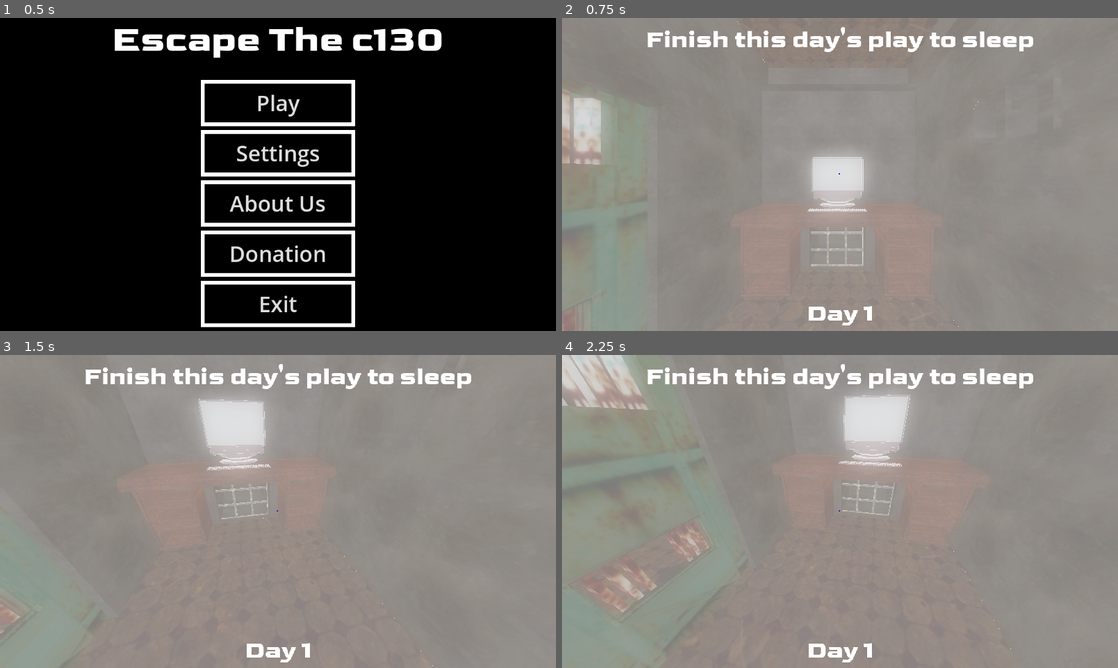
Above: before the commit, frames 1-4 (two rows, left to right).
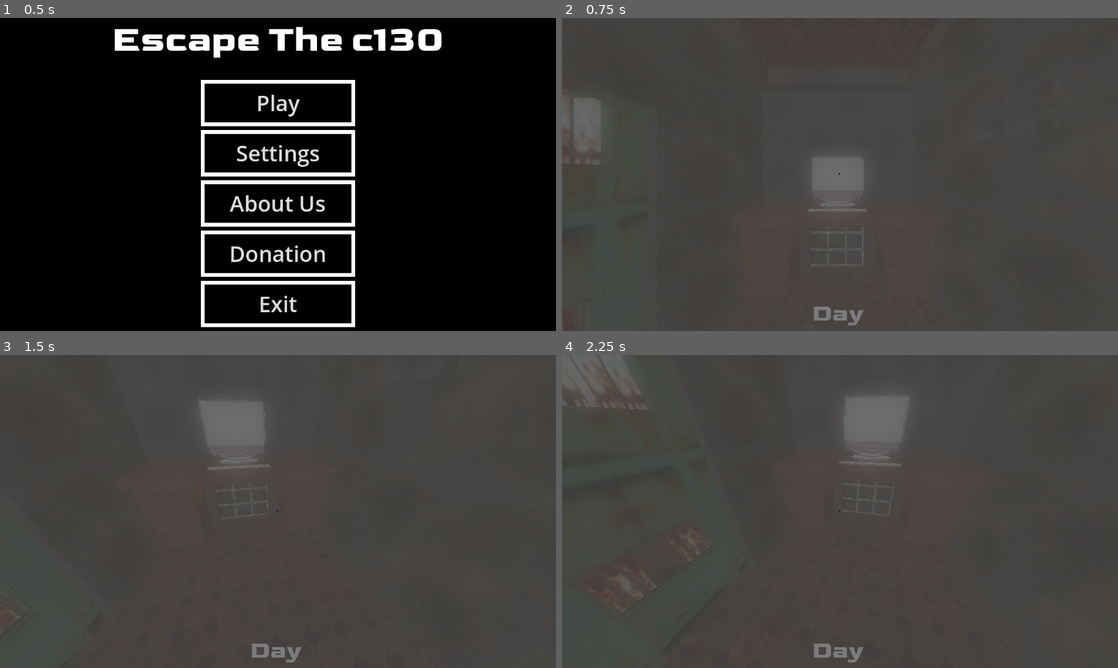
Above: after the commit, the same moments.

Repository: gnuchanos/Escape-The-c130
Game: Godot game, scene res://Data/Scenes/main_menu.tscn
Two runs of this game, one before a commit and one after it. Both use one fixed random seed, a clock stepped at 60 frames per second and the inputs below. A sky picture missing from this copy of the repository is replaced by a grey-blue gradient.
Inputs (mouse positions are in pixels of both pictures, inside the frame that each line leads up to):
- Up to frame 1 (0.5 s): no input
- Up to frame 2 (0.75 s): click "Play" at 0.5 s
- Up to frame 3 (1.5 s): tap Enter (ui_accept) at 1.25 s; move the mouse to (305, 511) at 1.27 s; hold Up (ui_up) from 1.28 s (still down); tap 1 (1) at 1.35 s
- Up to frame 4 (2.25 s): keep holding Up (ui_up); tap Enter (ui_accept) at 1.52, 2 s; tap 2 (2) at 1.55, 2.1 s; move the mouse to (812, 511) at 2.02 s

Frame 1 is identical in both runs. In frame 2, 100% of the frame differs, in the area x 0-100%, y 0-100%; in frame 3, 100%; in frame 4, 100%.

Commit message:
t

Diff:
--- a/src/Data/Scenes/bullet_game_2.tscn
+++ b/src/Data/Scenes/bullet_game_2.tscn
@@ -6,10 +6,13 @@
 [sub_resource type="CircleShape2D" id="CircleShape2D_rkqtr"]
 radius = 8.0
 
+[sub_resource type="CircleShape2D" id="CircleShape2D_ueqp1"]
+
 [node name="BulletGame2" type="CharacterBody2D" groups=["BulletGame"]]
 script = ExtResource("1_3kmdw")
 
 [node name="TextureRect" type="TextureRect" parent="."]
+self_modulate = Color(0.898039, 0, 0, 1)
 offset_left = -8.0
 offset_top = -8.0
 offset_right = 8.0
@@ -24,4 +27,16 @@
 wait_time = 3.0
 autostart = true
 
+[node name="Area2D" type="Area2D" parent="."]
+collision_layer = 64
+collision_mask = 64
+
+[node name="CollisionShape2D" type="CollisionShape2D" parent="Area2D"]
+shape = SubResource("CircleShape2D_ueqp1")
+
+[node name="Timer2" type="Timer" parent="."]
+wait_time = 0.1
+
 [connection signal="timeout" from="Timer" to="." method="_on_timer_timeout"]
+[connection signal="body_entered" from="Area2D" to="." method="_on_area_2d_body_entered"]
+[connection signal="timeout" from="Timer2" to="." method="_on_timer_2_timeout"]
--- a/src/Data/Scenes/lamb.tscn
+++ b/src/Data/Scenes/lamb.tscn
@@ -1,4 +1,7 @@
-[gd_scene load_steps=6 format=4 uid="uid://ccluxym7oe3ye"]
+[gd_scene load_steps=11 format=4 uid="uid://ccluxym7oe3ye"]
+
+[ext_resource type="Texture2D" uid="uid://dgxqlrluyjtid" path="res://Data/Models/lamb_rusty_metal_04_diff_1k.jpg" id="1_8sct6"]
+[ext_resource type="Texture2D" uid="uid://bbh01codwnlea" path="res://Data/Models/lamb_rusty_metal_grid_diff_1k.jpg" id="2_afrr2"]
 
 [sub_resource type="StandardMaterial3D" id="StandardMaterial3D_n3lns"]
 resource_name = "door"
@@ -100,14 +103,31 @@
 blend_shape_mode = 0
 shadow_mesh = SubResource("ArrayMesh_3u6fq")
 
+[sub_resource type="StandardMaterial3D" id="StandardMaterial3D_a3yj7"]
+albedo_texture = ExtResource("1_8sct6")
+
+[sub_resource type="StandardMaterial3D" id="StandardMaterial3D_axwe8"]
+albedo_texture = ExtResource("2_afrr2")
+
+[sub_resource type="StandardMaterial3D" id="StandardMaterial3D_702pc"]
+emission_enabled = true
+emission = Color(1, 1, 1, 1)
+
 [node name="Lamb" type="Node3D"]
 
 [node name="door" type="MeshInstance3D" parent="."]
 mesh = SubResource("ArrayMesh_7lch4")
 skeleton = NodePath("")
+surface_material_override/0 = SubResource("StandardMaterial3D_a3yj7")
+surface_material_override/1 = SubResource("StandardMaterial3D_axwe8")
+surface_material_override/2 = SubResource("StandardMaterial3D_702pc")
 
 [node name="SpotLight3D" type="SpotLight3D" parent="."]
-transform = Transform3D(1, 0, 0, 0, -4.37114e-08, 1, 0, -1, -4.37114e-08, 0, 0, 0)
+transform = Transform3D(1, 0, 0, 0, -4.37114e-08, 1, 0, -1, -4.37114e-08, 0, 0.519599, 0)
 light_energy = 2.0
 spot_range = 10.0
 spot_angle = 75.0
+
+[node name="OmniLight3D" type="OmniLight3D" parent="."]
+transform = Transform3D(1, 0, 0, 0, 1, 0, 0, 0, 1, 0, -0.574134, 0)
+omni_range = 0.665662
--- a/src/Data/Scenes/world.tscn
+++ b/src/Data/Scenes/world.tscn
@@ -24,6 +24,10 @@
 [ext_resource type="AudioStream" uid="uid://dtxe071bpfcp1" path="res://Data/Sound/slap-237622.mp3" id="23_mwrfm"]
 [ext_resource type="Texture2D" uid="uid://ct4lhlv2u2g3e" path="res://Data/Images and Sprites/Group 174.png" id="24_cqtbt"]
 [ext_resource type="FontFile" uid="uid://by0fdwphtmen6" path="res://Data/Fonts/Goldman-Bold.ttf" id="25_jsed2"]
+[ext_resource type="AudioStream" uid="uid://ceolqc8334n14" path="res://Data/Sound/radio_music_0.ogg" id="25_tib3l"]
+[ext_resource type="AudioStream" uid="uid://vtntihcf52h2" path="res://Data/Sound/idl_room0.ogg" id="26_dttvg"]
+[ext_resource type="AudioStream" uid="uid://duxvjb0vpoa2g" path="res://Data/Sound/idl_room_1.ogg" id="27_uftdu"]
+[ext_resource type="PackedScene" uid="uid://b5jit2a1q2hbp" path="res://Data/Models/RadioX.glb" id="28_ct4vw"]
 
 [sub_resource type="BoxShape3D" id="BoxShape3D_kb6fp"]
 size = Vector3(1.13891, 3.18372, 3.22162)
@@ -124,9 +128,6 @@
 
 [sub_resource type="BoxShape3D" id="BoxShape3D_c5w46"]
 size = Vector3(4.60657, 2.12299, 2.07602)
-
-[sub_resource type="BoxShape3D" id="BoxShape3D_6tdg3"]
-size = Vector3(4.42358, 1.62903, 2.50024)
 
 [sub_resource type="StandardMaterial3D" id="StandardMaterial3D_sfwsl"]
 resource_name = "door"
@@ -497,7 +498,7 @@
 }
 
 [sub_resource type="BoxShape3D" id="BoxShape3D_20a4q"]
-size = Vector3(7.3338, 5.37793, 11.0853)
+size = Vector3(7.3338, 5.37793, 8.78597)
 
 [sub_resource type="StyleBoxFlat" id="StyleBoxFlat_dpdvp"]
 bg_color = Color(1, 1, 1, 0)
@@ -671,13 +672,6 @@
 
 [node name="Node3D2" type="Node3D" parent="Node3D"]
 
-[node name="Area3D" type="Area3D" parent="Node3D/Node3D2"]
-transform = Transform3D(1, 0, 0, 0, 1, 0, 0, 0, 1, -17.708, -2.18307, 17.4044)
-
-[node name="CollisionShape3D" type="CollisionShape3D" parent="Node3D/Node3D2/Area3D"]
-transform = Transform3D(1, 0, 0, 0, 1, 0, 0, 0, 1, -0.673462, 0.314514, -0.750122)
-shape = SubResource("BoxShape3D_6tdg3")
-
 [node name="Node3D" type="Node3D" parent="Node3D/Node3D2"]
 transform = Transform3D(1, 0, 0, 0, 1, 0, 0, 0, 1, -17.3593, -2.74503, 15.7936)
 
@@ -856,7 +850,7 @@
 shape = SubResource("BoxShape3D_8tt53")
 
 [node name="door" type="MeshInstance3D" parent="Doors and Cubes/Door_3/MeshInstance3D5/Node3D"]
-transform = Transform3D(1, 0, 0, 0, 1, 0, 0, 0, 1, 0, 1.00212, -0.702496)
+transform = Transform3D(1, 0, 0, 0, 1, 0, 0, 0, 1, -0.00164032, 1.00212, -0.702496)
 mesh = SubResource("ArrayMesh_4tuub")
 skeleton = NodePath("")
 surface_material_override/0 = SubResource("StandardMaterial3D_xdjuw")
@@ -893,7 +887,6 @@
 
 [node name="Area3D5" type="Area3D" parent="Node3D2"]
 transform = Transform3D(1, 0, 0, 0, 1, 0, 0, 0, 1, 3.79462, 0.444118, 3.05758)
-visible = false
 script = ExtResource("16_2r0wf")
 
 [node name="CollisionShape3D" type="CollisionShape3D" parent="Node3D2/Area3D5"]
@@ -1115,7 +1108,7 @@
 [node name="Area3D7" type="Area3D" parent="Node3D3"]
 
 [node name="CollisionShape3D" type="CollisionShape3D" parent="Node3D3/Area3D7"]
-transform = Transform3D(1, 0, 0, 0, 1, 0, 0, 0, 1, 0.430704, 2.18896, 27.6441)
+transform = Transform3D(1, 0, 0, 0, 1, 0, 0, 0, 1, 0.430704, 2.18896, 28.7938)
 shape = SubResource("BoxShape3D_20a4q")
 
 [node name="CollisionShape3D2" type="CollisionShape3D" parent="Node3D3/Area3D7"]
@@ -1203,6 +1196,25 @@
 text = "Oyunfor
 Donate"
 
+[node name="AudioStreamPlayer3D" type="AudioStreamPlayer3D" parent="."]
+transform = Transform3D(1, 0, 0, 0, 1, 0, 0, 0, 1, 0.0622869, 4.34773, 19.5584)
+stream = ExtResource("25_tib3l")
+
+[node name="IdlRoom0" type="AudioStreamPlayer3D" parent="."]
+transform = Transform3D(1, 0, 0, 0, 1, 0, 0, 0, 1, 3.8439, 0.494705, 1.83196)
+stream = ExtResource("26_dttvg")
+autoplay = true
+bus = &"Ambiance"
+
+[node name="IdlRoom1" type="AudioStreamPlayer3D" parent="."]
+transform = Transform3D(1, 0, 0, 0, 1, 0, 0, 0, 1, 4.06053, 0.516512, 1.84433)
+stream = ExtResource("27_uftdu")
+autoplay = true
+bus = &"Ambiance"
+
+[node name="RadioX" parent="." instance=ExtResource("28_ct4vw")]
+transform = Transform3D(-0.1, 1.06804e-10, -8.74163e-09, 0, 0.0999925, 0.0012217, 8.74228e-09, 0.0012217, -0.0999925, 1.07421, -46.9116, 10.74)
+
 [connection signal="body_entered" from="Node3D/Computer/Area3D3" to="." method="_on_area_3d_3_body_entered"]
 [connection signal="body_exited" from="Node3D/Computer/Area3D3" to="." method="_on_area_3d_3_body_exited"]
 [connection signal="body_entered" from="Node3D/Bad/Area3D4" to="." method="_on_area_3d_4_body_entered"]
--- a/src/Data/Scripts/GLobalVAR.gd
+++ b/src/Data/Scripts/GLobalVAR.gd
@@ -36,7 +36,7 @@
 		'4':false,
 		'5':false
 	},
-	'Day':1,
+	'Day':4,
 	'KeyPlaced':false,
 	'Game5Level':1,
 	'GameDay2Victory':false,
--- a/src/Data/Scripts/bullet_game_2.gd
+++ b/src/Data/Scripts/bullet_game_2.gd
@@ -6,3 +6,9 @@
 
 func _on_timer_timeout() -> void:
 	queue_free()
+
+func _on_area_2d_body_entered(body: Node2D) -> void:
+	$Timer2.start()
+
+func _on_timer_2_timeout() -> void:
+	queue_free()
--- a/src/Data/Scripts/fps.gd
+++ b/src/Data/Scripts/fps.gd
@@ -156,10 +156,6 @@
 		elif GLobalVar.PlayerSettings["FOV"] < GLobalVar.PlayerSettings["FOVMAX"]:
 			GLobalVar.PlayerSettings["FOV"] += 50 * delta
 
-func _jump():if GLobalVar.CharacterMovement==0:if GLobalVar.Asleep==false:if GLobalVar.PlayerSettings['GameOver']==false:
-	if Input.is_action_just_pressed("space") and is_on_floor():
-		if GLobalVar.PlayerSettings["CanJump"]:
-			velocity.y = GLobalVar.PlayerSettings["JumpHeight"]
 
 func _physics_process(delta: float) -> void:if GLobalVar.CharacterMovement==0:if GLobalVar.Asleep==false:if GLobalVar.PlayerSettings['GameOver']==false:
 	# Add the gravity.
@@ -167,7 +163,6 @@
 		velocity += get_gravity() * delta
 
 	if GLobalVar.PlayerSettings["CanWalk"] and not GLobalVar.PlayerSettings["GiveLife"] and not GLobalVar.PlayerSettings["UsingPC"]:
-		_jump()
 		_Run(delta)
 		_duckORcrawling()
 		_SpeedChange()
--- a/src/Data/Scripts/world.gd
+++ b/src/Data/Scripts/world.gd
@@ -29,12 +29,12 @@
 	GLobalVar.Game2GameResult.connect(_Game2GameResult)
 	if GLobalVar.PlayerSettings['KeyPlaced']==true:
 		$"Doors and Cubes/Door_2/MeshInstance3D5/AnimationPlayer".play("A")
-		$"Doors and Cubes/Door_3/MeshInstance3D5/AnimationPlayer".play("A")
+		$"Doors and Cubes/Door_/MeshInstance3D5/AnimationPlayer".play("A")
 
 func _KeyChanged():
 	if GLobalVar.PlayerSettings['Combinations']['1']==false and GLobalVar.PlayerSettings['Combinations']['4']==false and GLobalVar.PlayerSettings['Combinations']['2']==true and GLobalVar.PlayerSettings['Combinations']['3']==true:
 		$"Doors and Cubes/Door_2/MeshInstance3D5/AnimationPlayer".play("A")
-		$"Doors and Cubes/Door_3/MeshInstance3D5/AnimationPlayer".play("A")
+		$"Doors and Cubes/Door_/MeshInstance3D5/AnimationPlayer".play("A")
 
 func _Game2GameResult():
 	$"Doors and Cubes/Door3/Node3D/MeshInstance3D5/AnimationPlayer".play("A")
@@ -43,7 +43,11 @@
 	$"Doors and Cubes".add_child(Cube)
 	Cube.global_position=Vector3(-0.45,0.375,0.554)
 
-func _process(delta: float) -> void:
+func _pnocess(delta: float) -> void:
+	if not $IdlRoom0.playing:
+		$IdlRoom0.play()
+	if not $IdlRoom1.playing:
+		$IdlRoom1.play()
 	if GLobalVar.PlayerSettings['MiniGames'][str(GLobalVar.PlayerSettings['Day'])]==true:
 		$CanvasLayer/Control/Label2.visible=false
 		GLobalVar.shuwdownlabelvisible=true
@@ -55,14 +59,14 @@
 	$Label.visible=not GLobalVar.Asleep
 	$Label.text='Day '+str(GLobalVar.PlayerSettings['Day'])
 	if $CanvasLayer/Control/Label4.visible==true:
-		if Input.is_action_pressed('e'):if GLobalVar.EPress==true:
+		if Input.is_action_just_pressed('e'):
 			$Node3D2/Area3D5.queue_free()
 			GLobalVar.KeyPress=true
 			$Timer.start()
 			GLobalVar.EPress=false
 
-	if $CanvasLayer/Control/Label5.visible==true:
-		if Input.is_action_pressed('e'):if GLobalVar.EPress==true:
+	if $CanvasLayer/Control/Label5.visible==true:if GLobalVar.PlayerSettings['KeyPlaced']==false:
+		if Input.is_action_just_pressed('e'):
 			GLobalVar.KeyPress=false
 			GLobalVar.PlayerSettings['KeyPlaced']=true
 			$"Doors and Cubes/Door_3/MeshInstance3D5/AnimationPlayer".play("A")
@@ -79,33 +83,38 @@
 		elif GLobalVar.PlayerSettings['MiniGames'][str(GLobalVar.PlayerSettings['Day'])]==false:
 			$CanvasLayer/Control/Label3.text="Finish this day's play to sleep"
 
-	if GLobalVar.GamesPanelVisible==false:
+	if $CanvasLayer2.visible==false:
+		if GLobalVar.GamesPanelVisible==false:
+			Input.set_mouse_mode(Input.MOUSE_MODE_CONFINED)
+		elif GLobalVar.GamesPanelVisible==true:
+			Input.set_mouse_mode(Input.MOUSE_MODE_CAPTURED)
+	elif $CanvasLayer2.visible==true:
 		Input.set_mouse_mode(Input.MOUSE_MODE_CONFINED)
-	elif GLobalVar.GamesPanelVisible==true:
-		Input.set_mouse_mode(Input.MOUSE_MODE_CAPTURED)
 
 	if GLobalVar.PlayerSettings['MiniGames'][str(GLobalVar.PlayerSettings['Day'])]==false:
 		GLobalVar.GamesPanelVisible=not $CanvasLayer/Control/Control.visible
 		$CanvasLayer/Control/Label2.text='Press the “E” key to turn on the computer'
 	elif GLobalVar.PlayerSettings['MiniGames'][str(GLobalVar.PlayerSettings['Day'])]==true:
+		$CanvasLayer/Control/Control.visible=false
 		GLobalVar.GamesPanelVisible=true
 		$CanvasLayer/Control/Label2.text=''
 
 func _input(event: InputEvent) -> void:
 	if GLobalVar.Asleep==true:
-		if Input.is_action_pressed('e'):if GLobalVar.EPress==true:
+		if Input.is_action_just_pressed('e'):if GLobalVar.EPress==true:
 			$Timer.start()
 			if GLobalVar.PlayerSettings['Day']==5:
 				$"Doors and Cubes/Parmaklik".global_position.y=100
 			elif GLobalVar.PlayerSettings['Day']==6:
-				GLobalVar.PlayerSettings['GameOver']=true
 				$CanvasLayer2.visible=true
+				Input.set_mouse_mode(Input.MOUSE_MODE_CONFINED)
 			GLobalVar.EPress=false
 			GLobalVar.Asleep=false
 	elif GLobalVar.Asleep==false:
 		if GLobalVar.PlayerSettings['MiniGames'][str(GLobalVar.PlayerSettings['Day'])]==true:
 			if $CanvasLayer/Control/Label3.visible==true:
-				if Input.is_action_pressed('e'):if GLobalVar.EPress==true:
+				if Input.is_action_just_pressed('e'):if GLobalVar.EPress==true:
+					GLobalVar.GamesPanelVisible=true
 					get_node('CanvasLayer/Control/Control/ColorRect/Control/Game').queue_free()
 					GLobalVar.PlayerSettings['Day']+=1
 					if GLobalVar.PlayerSettings['Day']==5:
@@ -121,7 +130,7 @@
 
 
 	if GLobalVar.EPress==true:
-		if Input.is_action_pressed('e'):
+		if Input.is_action_just_pressed('e'):
 			if E1==true:
 				if Door1Info==false:
 					$"Doors and Cubes/Door_/MeshInstance3D5/AnimationPlayer".play("A")
@@ -245,3 +254,4 @@
 func _on_timer_3_timeout() -> void:
 	GLobalVar.PlayerSettings['GameOver']=true
 	$CanvasLayer2.visible=true
+	Input.set_mouse_mode(Input.MOUSE_MODE_CONFINED)
--- a/src/Puzzle Games/Game 1/Scenes/game_1.tscn
+++ b/src/Puzzle Games/Game 1/Scenes/game_1.tscn
@@ -66,6 +66,7 @@
 bg_color = Color(0.961518, 4.45209e-06, 9.62615e-07, 1)
 
 [node name="Game 1" type="CanvasLayer"]
+visible = false
 script = ExtResource("1_312k5")
 
 [node name="CanvasLayer" type="Control" parent="."]
@@ -80,7 +81,7 @@
 position = Vector2(32, 320)
 
 [node name="Area2D" type="Area2D" parent="CanvasLayer"]
-position = Vector2(-8, 504)
+position = Vector2(136, 288)
 
 [node name="CollisionShape2D" type="CollisionShape2D" parent="CanvasLayer/Area2D"]
 position = Vector2(19, 40)
--- a/src/Puzzle Games/Game 1/Scripts/character_game_1.gd
+++ b/src/Puzzle Games/Game 1/Scripts/character_game_1.gd
@@ -36,7 +36,7 @@
 
 var _Visible = true
 
-func _input(event: InputEvent) -> void:
+func _input(event: InputEvent) -> void:if $"../..".visible==true:
 	if _Visible==true:
 		if not $Node2D/RayCast2D3.is_colliding():
 			if event.is_action_pressed('ui_left'):
--- a/src/Puzzle Games/Game 2/Scenes/bomb_ball.tscn
+++ b/src/Puzzle Games/Game 2/Scenes/bomb_ball.tscn
@@ -78,6 +78,8 @@
 }
 
 [node name="Bomb Ball" type="CharacterBody2D"]
+collision_layer = 65
+collision_mask = 65
 script = ExtResource("1_6i5tb")
 
 [node name="CollisionShape2D" type="CollisionShape2D" parent="."]
--- a/src/Puzzle Games/Game 2/Scenes/game_2.tscn
+++ b/src/Puzzle Games/Game 2/Scenes/game_2.tscn
@@ -128,7 +128,6 @@
 vertical_alignment = 1
 
 [node name="Timer" type="Timer" parent="."]
-autostart = true
 
 [node name="Timer2" type="Timer" parent="."]
 autostart = true
--- a/src/Puzzle Games/Game 2/Scripts/game_2.gd
+++ b/src/Puzzle Games/Game 2/Scripts/game_2.gd
@@ -53,9 +53,10 @@
 			CreateBomb(Number)
 
 func _on_play_again_pressed() -> void:
-	GLobalVar.Countdown = 30
+	GLobalVar.Countdown = 3
 	GLobalVar.GameResult = 0
 	GLobalVar.Game2Panel=false
+	$Timer.start()
 
 
 func _on_timer_2_timeout() -> void:
--- a/src/Puzzle Games/Game 3/Scripts/game_3.gd
+++ b/src/Puzzle Games/Game 3/Scripts/game_3.gd
@@ -40,7 +40,7 @@
 		MeteorAdd(Number)
 
 func _on_play_again_pressed() -> void:
-	GLobalVar.Game3Countdown=30
+	GLobalVar.Game3Countdown=3
 	$Timer.start()
 	$Control/ColorRect2.visible=false
 
--- a/src/Puzzle Games/Game 4/Scripts/game_4.gd
+++ b/src/Puzzle Games/Game 4/Scripts/game_4.gd
@@ -24,7 +24,7 @@
 				$Control/Control/Spaceship.global_position=$Control/Control/Node2D.get_global_mouse_position()
 
 func _on_play_again_pressed() -> void:
-	GLobalVar.Game4Countdown=30
+	GLobalVar.Game4Countdown=3
 	$Control/ColorRect2.visible=false
 	$Control/Node2D/Game4Wall.position.y=0
 	$Control/Node2D/Game4Wall2.position.y=-384
--- a/src/Puzzle Games/Game 5/Levels/level_2.tscn
+++ b/src/Puzzle Games/Game 5/Levels/level_2.tscn
@@ -43,6 +43,7 @@
 point_count = 7
 
 [node name="Level 2" type="Node2D"]
+visible = false
 
 [node name="TileMapLayer2" type="TileMapLayer" parent="."]
 tile_map_data = PackedByteArray("AAAAAAAAAAAAAAAAAAAAAAEAAAAAAAAAAAAAAAIAAAAAAAAAAAAAAAMAAAAAAAAAAAAAAAQAAAAAAAAAAAAAAA …(3088 unchanged characters)…
--- a/src/Puzzle Games/Game 5/Levels/level_3.tscn
+++ b/src/Puzzle Games/Game 5/Levels/level_3.tscn
@@ -43,6 +43,7 @@
 point_count = 3
 
 [node name="Level 3" type="Node2D"]
+visible = false
 
 [node name="TileMapLayer3" type="TileMapLayer" parent="."]
 tile_map_data = PackedByteArray("AAARAAoAAAAAAAAAAAAQAAoAAAAAAAAAAAAPAAoAAAAAAAAAAAAOAAoAAAAAAAAAAAANAAoAAAAAAAAAAAAMAA …(3088 unchanged characters)…
--- a/src/Puzzle Games/Game 5/Levels/level_4.tscn
+++ b/src/Puzzle Games/Game 5/Levels/level_4.tscn
@@ -49,6 +49,7 @@
 point_count = 3
 
 [node name="Level 4" type="Node2D"]
+visible = false
 
 [node name="TileMapLayer4" type="TileMapLayer" parent="."]
 tile_map_data = PackedByteArray("AAAAAAAAAAAAAAAAAAAAAAEAAAAAAAAAAAAAAAIAAAAAAAAAAAAAAAMAAAAAAAAAAAAAAAQAAAAAAAAAAAAAAA …(2832 unchanged characters)…
Binary file added: src/Data/Models/RadioX.glb
Not shown, added: src/Data/Models/RadioX.glb.import
Binary file added: src/Data/Models/RadioX_fullColorAtlas.png
Not shown, added: src/Data/Models/RadioX_fullColorAtlas.png.import
Not shown: 1 places in src/Data/Scenes/bullet_game_2.tscn that only renumber resources
Not shown: 1 places in src/Data/Scenes/world.tscn that only renumber resources
Not shown, added: src/Data/Sound/Cosmic Dogfight 1.mp3.import
Not shown, added: src/Data/Sound/Cosmic Dogfight.mp3.import
Not shown, added: src/Data/Sound/Star Chaser Symphony.mp3.import
Not shown, added: src/Data/Sound/Cosmic Dogfight 1.mp3
Not shown, added: src/Data/Sound/Cosmic Dogfight.mp3
Not shown, added: src/Data/Sound/Star Chaser Symphony.mp3
